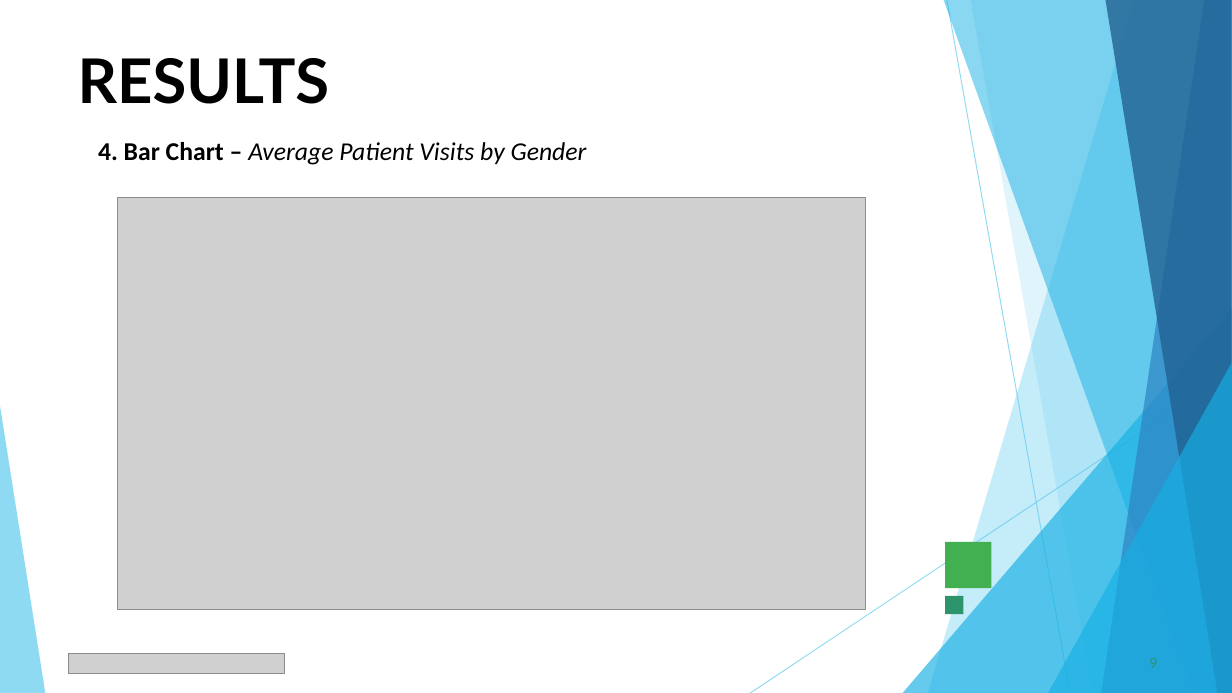
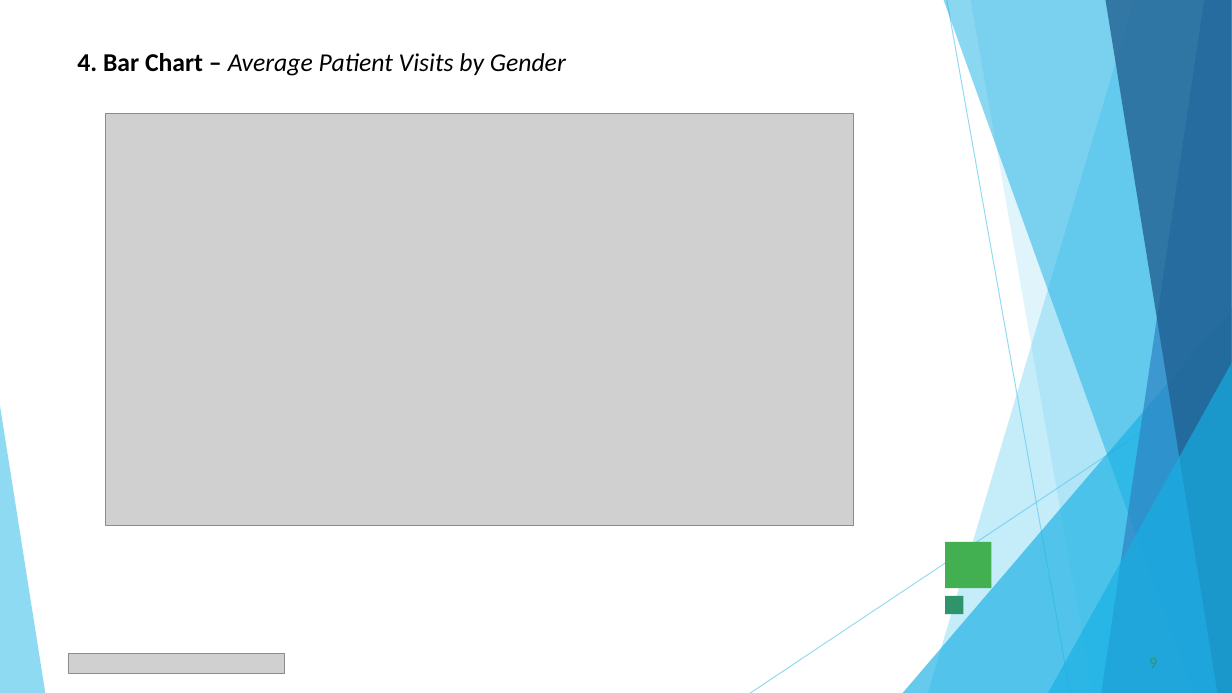
Before and after one commit to sahilmahadik-dev/Healthcare-Analytics-for-Doctor-Visits, a slide deck: slide 9 of Healthcare_Analytics_for_Doctor_Visits (SRM).pptx. Drawn at 1232x693 pixels with LibreOffice and Linux fonts; fonts in the diff are those of the drawing; grey boxes stand for pictures. Boxes give left, top, right and bottom in pixels: in the first picture for what was removed or moved away, otherwise in the second. Text is boxed around its words. In the diff, an @@ line names an element or a change of style, - is before the commit and + after.

```diff
--- a/Healthcare_Analytics_for_Doctor_Visits (SRM).pptx
+++ b/Healthcare_Analytics_for_Doctor_Visits (SRM).pptx
@@ text "4. Bar Chart – Average ...": place and size @@
-text "4. Bar Chart – Average ..." at [98,142,587,165]
+text "4. Bar Chart – Average ..." at [77,53,566,76]
@@ title removed at [78,58,330,104] @@
-RESULTS
@@ picture: place and size @@
-picture at [117,198,865,610]
+picture at [105,113,854,525]
@@ rectangle removed at [677,172,709,204] @@
@@ rectangle removed at [677,170,710,203] @@
```
Also in this commit, not shown: 4 other slides changed.
